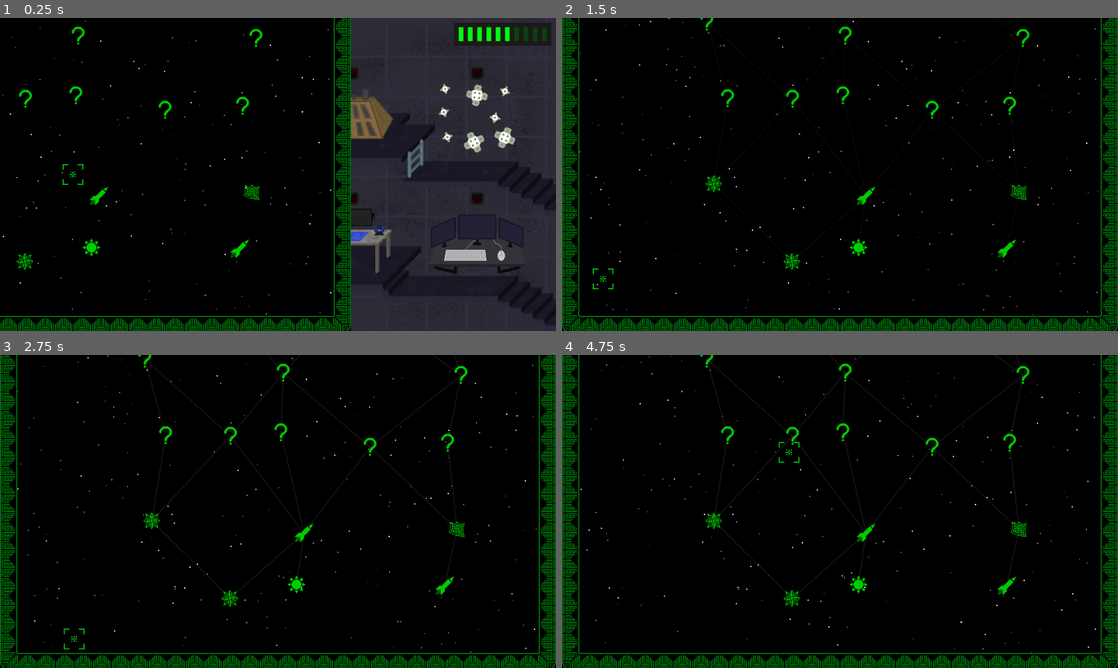
Above: before the commit, frames 1-4 (two rows, left to right).
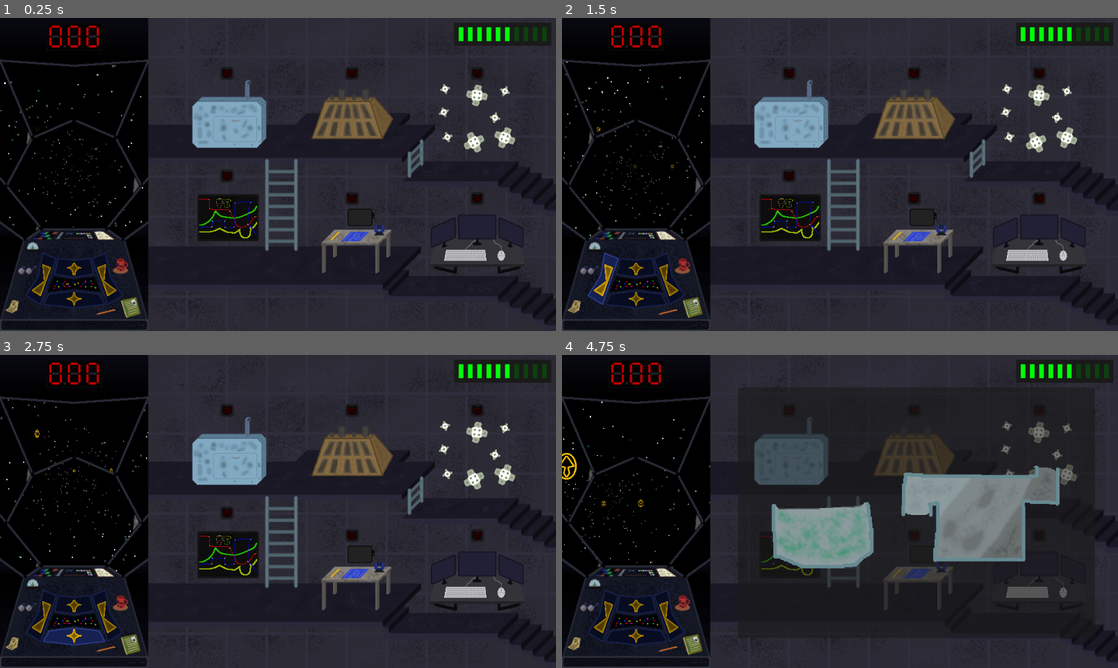
Above: after the commit, the same moments.

Repository: kedalovo/-SG-Spaceship-Management
Game: Godot game, scene res://Game Scene/Game.tscn
Same seed, same stepped clock (60 frames per second), same inputs: the game is played once before the commit and once after it.
Inputs (mouse positions are in pixels of both pictures, inside the frame that each line leads up to):
- Up to frame 1 (0.25 s): no input
- Up to frame 2 (1.5 s): move the mouse to (962, 158) at 0.52 s; hold Right (right) 0.53-1.25 s; hold ` (test) 0.53-1.25 s; click (962, 158) at 0.67 s; click (600, 277) at 1.25 s
- Up to frame 3 (2.75 s): click (72, 639) at 2 s
- Up to frame 4 (4.75 s): click (667, 614) at 2.75 s; click (634, 605) at 3.5 s; click (789, 452) at 4.27 s

The runs differ from the first frame. In frame 1, 43% of the frame differs, in the area x 0-64%, y 0-100%; in frame 2, 81%; in frame 3, 80%; in frame 4, 81%, in the area x 0-100%, y 0-100%.

Commit message:
Added coins that can show up during rounds. Tweaked animation timings for hazards

Diff:
--- /dev/null
+++ b/Coin/coin.gd
@@ -0,0 +1,16 @@
+extends Node2D
+
+
+signal finished(pos: Vector2)
+
+
+var spot: Vector2
+
+
+func set_time(time: float) -> void:
+	$Sprite/Animator.speed_scale = 1.0 / time
+
+
+func _on_animator_animation_finished(_anim_name: StringName) -> void:
+	finished.emit(spot)
+	queue_free()
--- /dev/null
+++ b/Coin/coin.tscn
@@ -0,0 +1,176 @@
+[gd_scene load_steps=17 format=3 uid="uid://c0ydmd6ka14fx"]
+
+[ext_resource type="Script" path="res://Coin/coin.gd" id="1_2bygf"]
+[ext_resource type="Texture2D" uid="uid://cumsrhjgyn42l" path="res://Coin/Assets/Credit.png" id="2_ubq2b"]
+
+[sub_resource type="AtlasTexture" id="AtlasTexture_7wxvx"]
+atlas = ExtResource("2_ubq2b")
+region = Rect2(0, 0, 64, 64)
+
+[sub_resource type="AtlasTexture" id="AtlasTexture_gwwju"]
+atlas = ExtResource("2_ubq2b")
+region = Rect2(64, 0, 64, 64)
+
+[sub_resource type="AtlasTexture" id="AtlasTexture_430mh"]
+atlas = ExtResource("2_ubq2b")
+region = Rect2(128, 0, 64, 64)
+
+[sub_resource type="AtlasTexture" id="AtlasTexture_o5qpb"]
+atlas = ExtResource("2_ubq2b")
+region = Rect2(192, 0, 64, 64)
+
+[sub_resource type="AtlasTexture" id="AtlasTexture_2t262"]
+atlas = ExtResource("2_ubq2b")
+region = Rect2(256, 0, 64, 64)
+
+[sub_resource type="AtlasTexture" id="AtlasTexture_o67sj"]
+atlas = ExtResource("2_ubq2b")
+region = Rect2(320, 0, 64, 64)
+
+[sub_resource type="AtlasTexture" id="AtlasTexture_dkf7p"]
+atlas = ExtResource("2_ubq2b")
+region = Rect2(384, 0, 64, 64)
+
+[sub_resource type="AtlasTexture" id="AtlasTexture_g374n"]
+atlas = ExtResource("2_ubq2b")
+region = Rect2(448, 0, 64, 64)
+
+[sub_resource type="AtlasTexture" id="AtlasTexture_bjor5"]
+atlas = ExtResource("2_ubq2b")
+region = Rect2(512, 0, 64, 64)
+
+[sub_resource type="AtlasTexture" id="AtlasTexture_1fo4d"]
+atlas = ExtResource("2_ubq2b")
+region = Rect2(576, 0, 64, 64)
+
+[sub_resource type="SpriteFrames" id="SpriteFrames_slgks"]
+animations = [{
+"frames": [{
+"duration": 1.0,
+"texture": SubResource("AtlasTexture_7wxvx")
+}, {
+"duration": 1.0,
+"texture": SubResource("AtlasTexture_gwwju")
+}, {
+"duration": 1.0,
+"texture": SubResource("AtlasTexture_430mh")
+}, {
+"duration": 1.0,
+"texture": SubResource("AtlasTexture_o5qpb")
+}, {
+"duration": 1.0,
+"texture": SubResource("AtlasTexture_2t262")
+}, {
+"duration": 1.0,
+"texture": SubResource("AtlasTexture_o67sj")
+}, {
+"duration": 1.0,
+"texture": SubResource("AtlasTexture_dkf7p")
+}, {
+"duration": 1.0,
+"texture": SubResource("AtlasTexture_g374n")
+}, {
+"duration": 1.0,
+"texture": SubResource("AtlasTexture_bjor5")
+}, {
+"duration": 1.0,
+"texture": SubResource("AtlasTexture_1fo4d")
+}],
+"loop": true,
+"name": &"default",
+"speed": 3.0
+}]
+
+[sub_resource type="Animation" id="Animation_rbcmf"]
+resource_name = "start"
+tracks/0/type = "bezier"
+tracks/0/imported = false
+tracks/0/enabled = true
+tracks/0/path = NodePath(".:modulate:a")
+tracks/0/interp = 1
+tracks/0/loop_wrap = true
+tracks/0/keys = {
+"handle_modes": PackedInt32Array(0, 0),
+"points": PackedFloat32Array(0, 0, 0, 0, 0, 1, 0, 0, 0, 0),
+"times": PackedFloat32Array(0, 0.2)
+}
+tracks/1/type = "bezier"
+tracks/1/imported = false
+tracks/1/enabled = true
+tracks/1/path = NodePath(".:scale:x")
+tracks/1/interp = 1
+tracks/1/loop_wrap = true
+tracks/1/keys = {
+"handle_modes": PackedInt32Array(0, 0),
+"points": PackedFloat32Array(0.1, 0, 0, 1, 0, 1, 0, 0, 0, 0),
+"times": PackedFloat32Array(0, 1)
+}
+tracks/2/type = "bezier"
+tracks/2/imported = false
+tracks/2/enabled = true
+tracks/2/path = NodePath(".:scale:y")
+tracks/2/interp = 1
+tracks/2/loop_wrap = true
+tracks/2/keys = {
+"handle_modes": PackedInt32Array(0, 0),
+"points": PackedFloat32Array(0.1, 0, 0, 1, 0, 1, 0, 0, 0, 0),
+"times": PackedFloat32Array(0, 1)
+}
+
+[sub_resource type="Animation" id="Animation_w28fn"]
+length = 0.001
+tracks/0/type = "bezier"
+tracks/0/imported = false
+tracks/0/enabled = true
+tracks/0/path = NodePath(".:modulate:a")
+tracks/0/interp = 1
+tracks/0/loop_wrap = true
+tracks/0/keys = {
+"handle_modes": PackedInt32Array(0),
+"points": PackedFloat32Array(1, -0.25, 0, 0.25, 0),
+"times": PackedFloat32Array(0)
+}
+tracks/1/type = "bezier"
+tracks/1/imported = false
+tracks/1/enabled = true
+tracks/1/path = NodePath(".:scale:x")
+tracks/1/interp = 1
+tracks/1/loop_wrap = true
+tracks/1/keys = {
+"handle_modes": PackedInt32Array(0),
+"points": PackedFloat32Array(1, -0.25, 0, 0.25, 0),
+"times": PackedFloat32Array(0)
+}
+tracks/2/type = "bezier"
+tracks/2/imported = false
+tracks/2/enabled = true
+tracks/2/path = NodePath(".:scale:y")
+tracks/2/interp = 1
+tracks/2/loop_wrap = true
+tracks/2/keys = {
+"handle_modes": PackedInt32Array(0),
+"points": PackedFloat32Array(1, -0.25, 0, 0.25, 0),
+"times": PackedFloat32Array(0)
+}
+
+[sub_resource type="AnimationLibrary" id="AnimationLibrary_p2yme"]
+_data = {
+"RESET": SubResource("Animation_w28fn"),
+"start": SubResource("Animation_rbcmf")
+}
+
+[node name="Coin" type="Node2D"]
+script = ExtResource("1_2bygf")
+
+[node name="Sprite" type="AnimatedSprite2D" parent="."]
+modulate = Color(1, 0.772549, 0, 1)
+sprite_frames = SubResource("SpriteFrames_slgks")
+autoplay = "default"
+
+[node name="Animator" type="AnimationPlayer" parent="Sprite"]
+libraries = {
+"": SubResource("AnimationLibrary_p2yme")
+}
+autoplay = "start"
+
+[connection signal="animation_finished" from="Sprite/Animator" to="." method="_on_animator_animation_finished"]
--- a/Game Scene/Game.tscn
+++ b/Game Scene/Game.tscn
@@ -738,6 +738,7 @@
 wait_time = 180.0
 one_shot = true
 
+[connection signal="coin_got" from="Cabin/SubViewportContainer2/SubViewport/Space" to="." method="_on_space_coin_got"]
 [connection signal="damaged" from="Cabin/SubViewportContainer2/SubViewport/Space" to="." method="_on_damaged"]
 [connection signal="new_location_set_up" from="Cabin/SubViewportContainer2/SubViewport/Space" to="." method="_on_space_new_location_set_up"]
 [connection signal="pressed" from="Cabin/Controls/Left Button" to="." method="_on_left_button_pressed"]
--- a/Game Scene/game.gd
+++ b/Game Scene/game.gd
@@ -49,9 +49,9 @@
 func _ready() -> void:
 	Input.set_custom_mouse_cursor(CURSOR_NORMAL, Input.CURSOR_ARROW)
 	Input.set_custom_mouse_cursor(CURSOR_POINTER, Input.CURSOR_POINTING_HAND)
-	map_animator.play(&"open")
-	Input.mouse_mode = Input.MOUSE_MODE_HIDDEN
-	map.cursor.show()
+	#map_animator.play(&"open")
+	#Input.mouse_mode = Input.MOUSE_MODE_HIDDEN
+	#map.cursor.show()
 
 
 func _input(event: InputEvent) -> void:
@@ -181,3 +181,7 @@
 
 func _on_space_new_location_set_up() -> void:
 	start_round()
+
+
+func _on_space_coin_got() -> void:
+	print("MONEY")
--- a/Hazards/Asteroid/asteroid.tscn
+++ b/Hazards/Asteroid/asteroid.tscn
@@ -65,7 +65,7 @@
 tracks/1/loop_wrap = true
 tracks/1/keys = {
 "times": PackedFloat32Array(0, 10),
-"transitions": PackedFloat32Array(1, 1),
+"transitions": PackedFloat32Array(1, 10.1965),
 "update": 0,
 "values": [Vector2(0.25, 0.25), Vector2(1, 1)]
 }
--- a/Hazards/Rocket/rocket.tscn
+++ b/Hazards/Rocket/rocket.tscn
@@ -62,7 +62,7 @@
 tracks/1/loop_wrap = true
 tracks/1/keys = {
 "handle_modes": PackedInt32Array(0, 0),
-"points": PackedFloat32Array(0.1, 0, 0, 0.8, 0.2, 1, 0, 0, 0, 0),
+"points": PackedFloat32Array(0.1, 0, 0, 1, 0, 1, 0, 0, 0, 0),
 "times": PackedFloat32Array(0, 1)
 }
 tracks/2/type = "bezier"
@@ -73,7 +73,7 @@
 tracks/2/loop_wrap = true
 tracks/2/keys = {
 "handle_modes": PackedInt32Array(0, 0),
-"points": PackedFloat32Array(0.1, 0, 0, 0.8, 0.2, 1, 0, 0, 0, 0),
+"points": PackedFloat32Array(0.1, 0, 0, 1, 0, 1, 0, 0, 0, 0),
 "times": PackedFloat32Array(0, 1)
 }
 
--- a/Space/space.gd
+++ b/Space/space.gd
@@ -3,6 +3,7 @@
 
 signal damaged(strength: int, type: game_manager.damage_types)
 signal new_location_set_up
+signal coin_got
 
 
 const HAZARD = preload("res://Hazards/hazard.tscn")
@@ -10,6 +11,9 @@
 const NEBULA = preload("res://Hazards/Nebula/nebula.tscn")
 const ROCKET = preload("res://Hazards/Rocket/rocket.tscn")
 const STAR = preload("res://Hazards/Star Proximity/star.tscn")
+
+const COIN = preload("res://Coin/coin.tscn")
+
 
 @onready var particles: Node2D = $Particles
 @onready var far_particles: GPUParticles2D = $"Particles/Far Particles"
@@ -42,6 +46,9 @@
 	#separators.modulate = Color.WHITE
 	#create_rocket(2.0, 3.5, 1)
 	#create_star(10.0, 1)
+	create_coin(10)
+	create_coin(5)
+	create_coin(15)
 	pass
 
 
@@ -399,6 +406,16 @@
 	hazard.position = Vector2(spot.x * 64, spot.y * 64)
 
 
+func create_coin(time: float) -> void:
+	var new_coin := COIN.instantiate()
+	var spot: Vector2 = Vector2(randi_range(-1, 1), randi_range(-1, 1))
+	new_coin.spot = spot
+	new_coin.set_time(time)
+	new_coin.finished.connect(coin_finished)
+	new_coin.position = Vector2(spot.x * 64, spot.y * 64)
+	incoming_hazards.add_child(new_coin)
+
+
 func direct_hit(strength: int, type: game_manager.damage_types) -> void:
 	damaged.emit(strength, type)
 
@@ -414,6 +431,11 @@
 	else:
 		hazard_nebula_spots.erase(hazard_nebula_spots.keys()[hazard_nebula_spots.values().find(hazard)])
 	hazard.queue_free()
+
+
+func coin_finished(spot: Vector2) -> void:
+	if spot == current_pos:
+		coin_got.emit()
 
 
 func move(to: Vector2) -> bool:
--- a/Space/space.tscn
+++ b/Space/space.tscn
@@ -176,4 +176,7 @@
 
 [node name="Hazard Timer" type="Timer" parent="."]
 
+[node name="Coin Timer" type="Timer" parent="."]
+autostart = true
+
 [connection signal="timeout" from="Hazard Timer" to="." method="_on_hazard_timer_timeout"]
Binary file added: Coin/Assets/Credit.png
Not shown, added: Coin/Assets/Credit.png.import
